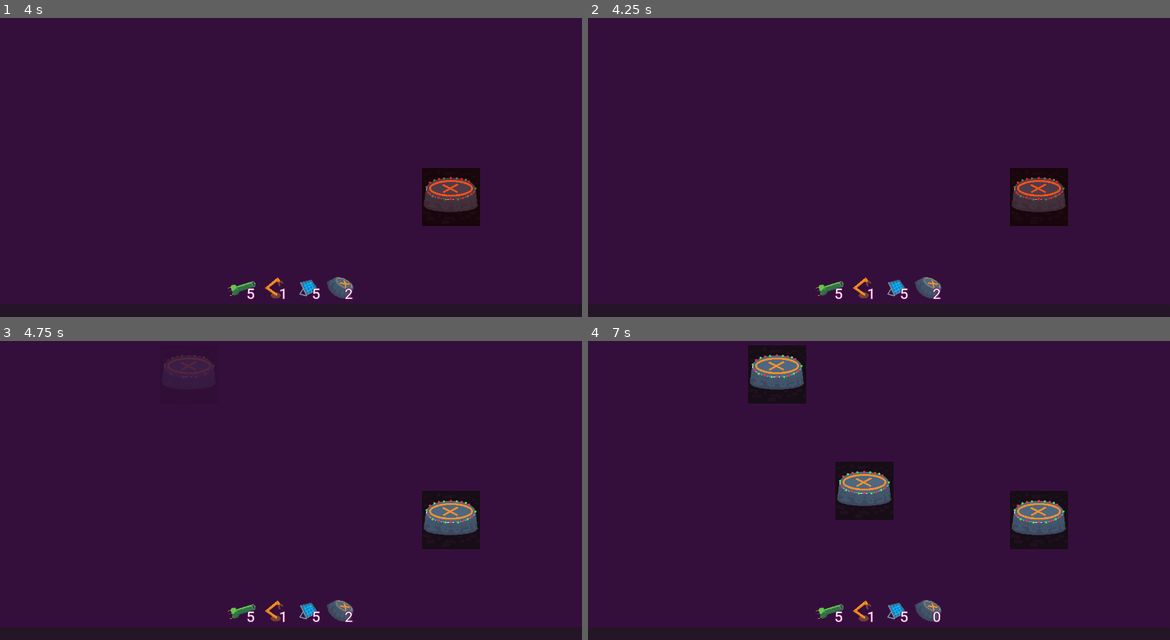
Above: before the commit, frames 1-4 (two rows, left to right).
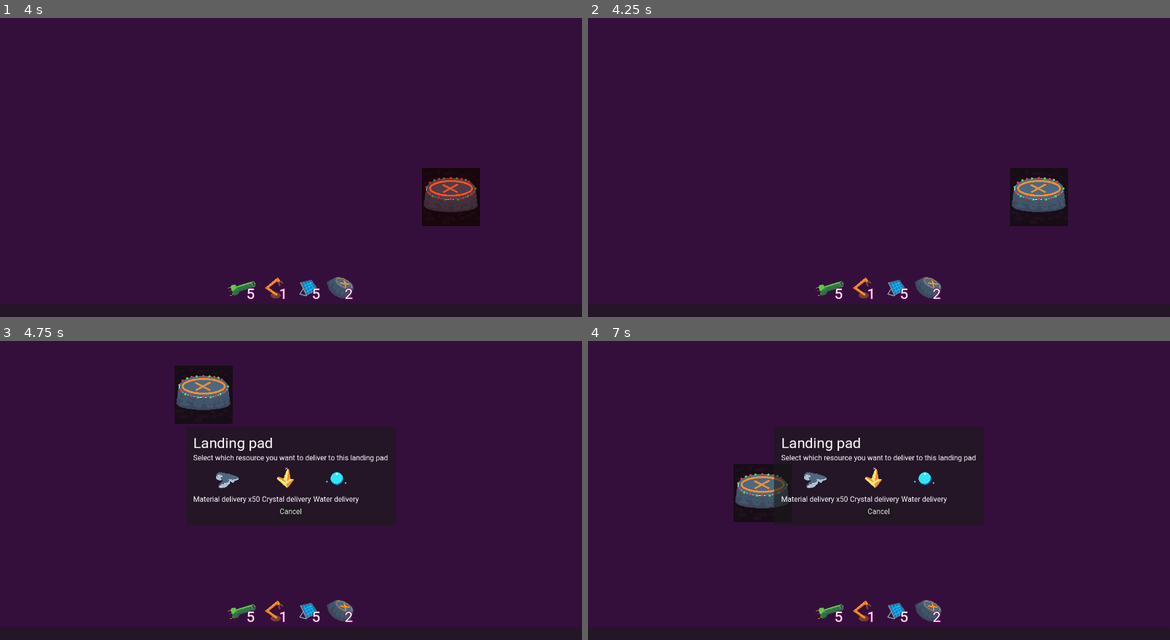
Above: after the commit, the same moments.

Repository: EdShel/StellarConstructor
Game: Godot game, scene res://objects/game.tscn
Two runs of this game, one before a commit and one after it. Both use one fixed random seed, a clock stepped at 60 frames per second and the inputs below.
Inputs (mouse positions are in pixels of both pictures, inside the frame that each line leads up to):
- Up to frame 1 (4 s): tap Enter at 0.5, 2, 3.5 s; drag from (244, 287) to (349, 80) at 0.52 s; tap Space at 1.25, 2.75 s; drag from (273, 287) to (360, 191) at 1.27 s; move the mouse to (308, 287) at 2.02 s; click (308, 287) at 2.17 s; drag from (337, 287) to (116, 104) at 2.77 s; move the mouse to (465, 203) at 3.52 s; click (465, 203) at 3.67 s
- Up to frame 2 (4.25 s): tap Escape at 4.15 s
- Up to frame 3 (4.75 s): drag from (453, 520) to (203, 394) at 4.27 s
- Up to frame 4 (7 s): click (879, 511) at 5 s, where only the run after the commit has a clickable "Cancel"; tap Space at 5.75 s; move the mouse to (867, 490) at 5.77 s; click (867, 490) at 5.92 s; drag from (791, 394) to (762, 493) at 6.52 s

Frame 1 is identical in both runs. In frame 2, 0.9% of the frame differs, in the area x 72-83%, y 53-65%; in frame 3, 5.3%; in frame 4, 7.8%, in the area x 25-83%, y 1-95%.

Commit message:
Piston auto rotate

Diff:
--- a/objects/build_grid/ghost.gd
+++ b/objects/build_grid/ghost.gd
@@ -5,6 +5,8 @@
 
 var collisions_count: int = 0
 var collision_safe_padding_pixels = 4
+var item_type: String = "landing_pad"
+var direction: Piston.Direction = Piston.Direction.RIGHT
 
 func _ready() -> void:
 	pass # Replace with function body.
@@ -26,21 +28,32 @@
 	elif event is InputEventMouseButton and event.pressed and event.button_index == MOUSE_BUTTON_LEFT:
 		get_viewport().set_input_as_handled()
 		if collisions_count <= 0:
-			SC.toolbar_item_place.emit(global_position)
+			SC.toolbar_item_place.emit({
+				"position": global_position,
+				"direction": direction,
+			})
+	elif event is InputEventKey:
+		if event.keycode == KEY_ESCAPE:
+			get_viewport().set_input_as_handled()
+			SC.toolbar_item_dismiss.emit()
 
+func update(item_type: String):
+	self.item_type = item_type
 
-func update(sprite: AtlasTexture):
+	var sprite: AtlasTexture = load("res://sprites/builds/%s.tres" % item_type)
 	var size_pixels = sprite.region.size.x
 	var size_grid = ceil(size_pixels / 64)
 	%Sprite2D.texture = sprite
 
 	%CollisionShape2D.shape.size = sprite.region.size - Vector2(2 * collision_safe_padding_pixels, 2 * collision_safe_padding_pixels)
-
+	%PistonSourceScanners.set_monitoring_enabled(item_type == "piston")
 
 func _on_area_2d_area_entered(area: Area2D) -> void:
 	collisions_count += 1
 
-
-
 func _on_area_2d_area_exited(area: Area2D) -> void:
 	collisions_count -= 1
+
+func _on_piston_source_scanners_direction_change_needed(direction: Piston.Direction) -> void:
+	self.direction = direction
+	%Sprite2D.texture = Piston.get_piston_texture(direction)
--- a/objects/build_grid/ghost.tscn
+++ b/objects/build_grid/ghost.tscn
@@ -1,7 +1,8 @@
-[gd_scene load_steps=4 format=3 uid="uid://v3rf4j4hmnbb"]
+[gd_scene load_steps=5 format=3 uid="uid://v3rf4j4hmnbb"]
 
 [ext_resource type="Texture2D" uid="uid://qcw04lpx4sy2" path="res://sprites/builds/landing_pad.tres" id="1_m28ua"]
 [ext_resource type="Script" path="res://objects/build_grid/ghost.gd" id="1_sx6ga"]
+[ext_resource type="PackedScene" uid="uid://cwucrrfanen78" path="res://objects/build_grid/piston_source_scanners.tscn" id="3_yy4f0"]
 
 [sub_resource type="RectangleShape2D" id="RectangleShape2D_8wrq8"]
 size = Vector2(64, 64)
@@ -26,5 +27,9 @@
 unique_name_in_owner = true
 shape = SubResource("RectangleShape2D_8wrq8")
 
+[node name="PistonSourceScanners" parent="." instance=ExtResource("3_yy4f0")]
+unique_name_in_owner = true
+
 [connection signal="area_entered" from="Area2D" to="." method="_on_area_2d_area_entered"]
 [connection signal="area_exited" from="Area2D" to="." method="_on_area_2d_area_exited"]
+[connection signal="direction_change_needed" from="PistonSourceScanners" to="." method="_on_piston_source_scanners_direction_change_needed"]
--- /dev/null
+++ b/objects/build_grid/piston_source_scanners.gd
@@ -0,0 +1,37 @@
+extends Node2D
+
+signal direction_change_needed(direction: Piston.Direction)
+
+var is_monitoring_enabled: bool = true
+
+func set_monitoring_enabled(is_enabled: bool) -> void:
+	is_monitoring_enabled = is_enabled
+	for area: Area2D in get_children():
+		area.monitoring = is_enabled
+
+func _physics_process(delta: float) -> void:
+	if !is_monitoring_enabled:
+		return
+
+	var preferred_direction = "None"
+	for area: Area2D in get_children():
+		var areas = area.get_overlapping_areas()
+		var has_inventory = areas.any(func(a: Area2D) -> bool: return !!a.get_parent().get("inventory"))
+		if has_inventory:
+			if preferred_direction == "None":
+				preferred_direction = area.name
+				continue
+			preferred_direction = "Not sure"
+
+	if preferred_direction == "Up":
+		direction_change_needed.emit(Piston.Direction.DOWN)
+		return
+	if preferred_direction == "Down":
+		direction_change_needed.emit(Piston.Direction.UP)
+		return
+	if preferred_direction == "Left":
+		direction_change_needed.emit(Piston.Direction.RIGHT)
+		return
+	if preferred_direction == "Right":
+		direction_change_needed.emit(Piston.Direction.LEFT)
+		return
--- /dev/null
+++ b/objects/build_grid/piston_source_scanners.tscn
@@ -0,0 +1,45 @@
+[gd_scene load_steps=3 format=3 uid="uid://cwucrrfanen78"]
+
+[ext_resource type="Script" path="res://objects/build_grid/piston_source_scanners.gd" id="1_u24pl"]
+
+[sub_resource type="RectangleShape2D" id="RectangleShape2D_aamir"]
+size = Vector2(30, 30)
+
+[node name="PistonSourceScanners" type="Node2D"]
+script = ExtResource("1_u24pl")
+
+[node name="Up" type="Area2D" parent="."]
+unique_name_in_owner = true
+position = Vector2(0, -64)
+input_pickable = false
+monitorable = false
+
+[node name="CollisionShape2D" type="CollisionShape2D" parent="Up"]
+shape = SubResource("RectangleShape2D_aamir")
+
+[node name="Down" type="Area2D" parent="."]
+unique_name_in_owner = true
+position = Vector2(0, 64)
+input_pickable = false
+monitorable = false
+
+[node name="CollisionShape2D" type="CollisionShape2D" parent="Down"]
+shape = SubResource("RectangleShape2D_aamir")
+
+[node name="Left" type="Area2D" parent="."]
+unique_name_in_owner = true
+position = Vector2(-64, 0)
+input_pickable = false
+monitorable = false
+
+[node name="CollisionShape2D" type="CollisionShape2D" parent="Left"]
+shape = SubResource("RectangleShape2D_aamir")
+
+[node name="Right" type="Area2D" parent="."]
+unique_name_in_owner = true
+position = Vector2(64, 0)
+input_pickable = false
+monitorable = false
+
+[node name="CollisionShape2D" type="CollisionShape2D" parent="Right"]
+shape = SubResource("RectangleShape2D_aamir")
--- a/objects/builds/factory.gd
+++ b/objects/builds/factory.gd
@@ -37,6 +37,18 @@
 	return true
 
 func complete_crafting() -> void:
+	var is_toolbelt_item = (
+		recipe.result_item == "piston"
+		or recipe.result_item == "solar"
+		or recipe.result_item == "factory"
+		or recipe.result_item == "landing_pad")
+	if is_toolbelt_item:
+		SC.increase_inventory_item.emit(recipe.result_item, recipe.result_count)
+		return
+	if recipe.result_item == "mining":
+		SC.increase_mining_speed.emit()
+		return
+
 	inventory.increase(recipe.result_item, recipe.result_count)
 
 func _on_crafting_animation_animation_finished(anim_name: StringName) -> void:
--- a/objects/builds/piston.gd
+++ b/objects/builds/piston.gd
@@ -45,7 +45,7 @@
 	_direction = new_direction
 	%SourceScanner.position = get_source_scanner_position()
 	shoot_direction = get_shoot_direction()
-	%Sprite2D.texture = get_source_scanner_texture()
+	%Sprite2D.texture = get_piston_texture(new_direction)
 
 func get_source_scanner_position() -> Vector2:
 	if direction == Direction.LEFT:
@@ -65,7 +65,7 @@
 		return Vector2(0, -1)
 	return Vector2(0, 1)
 
-func get_source_scanner_texture() -> Texture2D:
+static func get_piston_texture(direction: Direction) -> Texture2D:
 	if direction == Direction.LEFT:
 		return load("res://sprites/builds/piston_left.tres")
 	if direction == Direction.RIGHT:
--- a/objects/game.gd
+++ b/objects/game.gd
@@ -4,7 +4,7 @@
 var _ghost_node: Node2D = null
 var _ghost_node_item: String = ""
 
-var inventory: Array[Dictionary] = [
+var inventory: Inventory = Inventory.new([
 	{
 		"item": "solar",
 		"count": 5,
@@ -21,7 +21,7 @@
 		"item": "landing_pad",
 		"count": 3,
 	},
-]
+])
 
 var power_goal = 50
 var power_production = 0
@@ -34,11 +34,13 @@
 func _enter_tree() -> void:
 	SC.connect("toolbar_item_pressed", handle_toolbar_item_pressed)
 	SC.connect("toolbar_item_place", handle_toolbar_item_place)
+	SC.connect("toolbar_item_dismiss", clear_ghost)
 
 	SC.connect("increase_power_production", handle_power_production_increase)
 	SC.connect("increase_power_consumption", handle_power_consumption_increase)
 
 	SC.connect("increase_inventory_item", handle_increase_inventory_item)
+	SC.connect("increase_mining_speed", handle_increase_mining_speed)
 
 	ore_miner = ResourceMiner.new("ore")
 	crystal_miner = ResourceMiner.new("crystal")
@@ -47,7 +49,7 @@
 	SC.set_game(self)
 
 func _ready() -> void:
-	%Toolbar.init_inventory(inventory)
+	%Toolbar.init_inventory(inventory.items)
 
 func _exit_tree() -> void:
 	SC.set_game(null)
@@ -63,7 +65,7 @@
 		clear_ghost()
 		return
 
-	var inventory_item = find_inventory_item(item_type)
+	var inventory_item = inventory.get_inventory_item(item_type)
 	if inventory_item["count"] <= 0:
 		return
 
@@ -71,25 +73,27 @@
 		_ghost_node = load("res://objects/build_grid/ghost.tscn").instantiate()
 		%BuildGrid.add_child(_ghost_node)
 
-	var sprite: AtlasTexture = load("res://sprites/builds/%s.tres" % item_type)
-	_ghost_node.update(sprite)
+	_ghost_node.update(item_type)
 	_ghost_node_item = item_type
 
 	%Camera2D.is_drag_allowed = false
 
-func handle_toolbar_item_place(at: Vector2) -> void:
-	var inventory_item = find_inventory_item(_ghost_node_item)
-	if !inventory_item:
-		printerr("Placing without active ghost")
+func handle_toolbar_item_place(data: Dictionary) -> void:
+	var inventory_item = inventory.get_inventory_item(_ghost_node_item)
+	if inventory_item["count"] < 1:
+		printerr("No item to place")
+		clear_ghost()
 		return
 
 	var building: Node2D = load("res://objects/builds/%s.tscn" % _ghost_node_item).instantiate()
+	if _ghost_node_item == "piston":
+		building.direction = data["direction"]
 	%BuildGrid.add_child(building)
-	building.global_position = at
+	building.global_position = data["position"]
 
-	inventory_item["count"] -= 1
-	%Toolbar.init_inventory(inventory)
-	if inventory_item["count"] <= 0:
+	inventory.increase(_ghost_node_item, -1)
+	%Toolbar.init_inventory(inventory.items)
+	if inventory.get_inventory_item(_ghost_node_item)["count"] <= 0:
 		clear_ghost()
 
 func clear_ghost():
@@ -100,9 +104,6 @@
 	_ghost_node_item = ""
 	%Camera2D.is_drag_allowed = true
 
-func find_inventory_item(item: String) -> Dictionary:
-	return inventory.filter(func(i: Dictionary): return i["item"] == item).front()
-
 func handle_power_production_increase(amount: int) -> void:
 	power_production += amount
 	SC.power_stats_changed.emit()
@@ -112,10 +113,13 @@
 	SC.power_stats_changed.emit()
 
 func handle_increase_inventory_item(item_type: String, amount: int) -> void:
-	var item = find_inventory_item(item_type)
-	item["count"] += amount
-	%Toolbar.init_inventory(inventory)
+	inventory.increase(item_type, amount)
+	%Toolbar.init_inventory(inventory.items)
 
+func handle_increase_mining_speed():
+	ore_miner.mining_rate_per_sec *= 2.0
+	crystal_miner.mining_rate_per_sec *= 2.0
+	water_miner.mining_rate_per_sec *= 2.0
 
 class ResourceMiner:
 	var planet_buffer: float = 0.0
--- a/objects/sc.gd
+++ b/objects/sc.gd
@@ -5,13 +5,15 @@
 signal game_changed(game: Node)
 
 signal toolbar_item_pressed(item_type: String)
-signal toolbar_item_place(at: Vector2)
+signal toolbar_item_place(data: Dictionary)
+signal toolbar_item_dismiss()
 
 signal increase_power_production(amount: int)
 signal increase_power_consumption(amount: int)
 signal power_stats_changed()
 
 signal increase_inventory_item(item_type: String, amount: int)
+signal increase_mining_speed()
 
 signal open_build(item_type: String, node: Node2D)
 
--- a/objects/utilities/inventory.gd
+++ b/objects/utilities/inventory.gd
@@ -11,6 +11,12 @@
 		return found_items[0]
 	return {}
 
+func get_inventory_item(item: String) -> Dictionary:
+	var found_items = items.filter(func(i: Dictionary): return i["item"] == item)
+	if found_items.size() > 0:
+		return found_items[0]
+	return { "item": item, "count": 0 }
+
 func increase(item: String, amount: int) -> void:
 	var entry = find_inventory_item(item)
 	if entry.is_empty():
